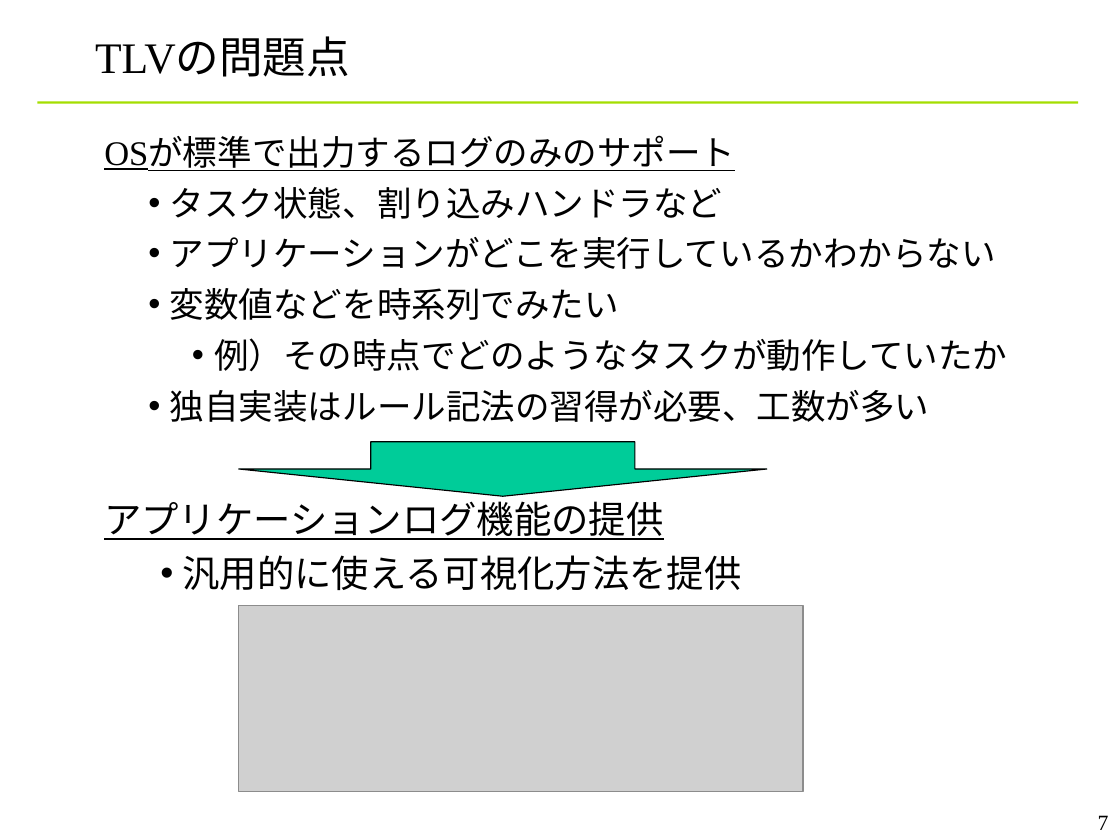
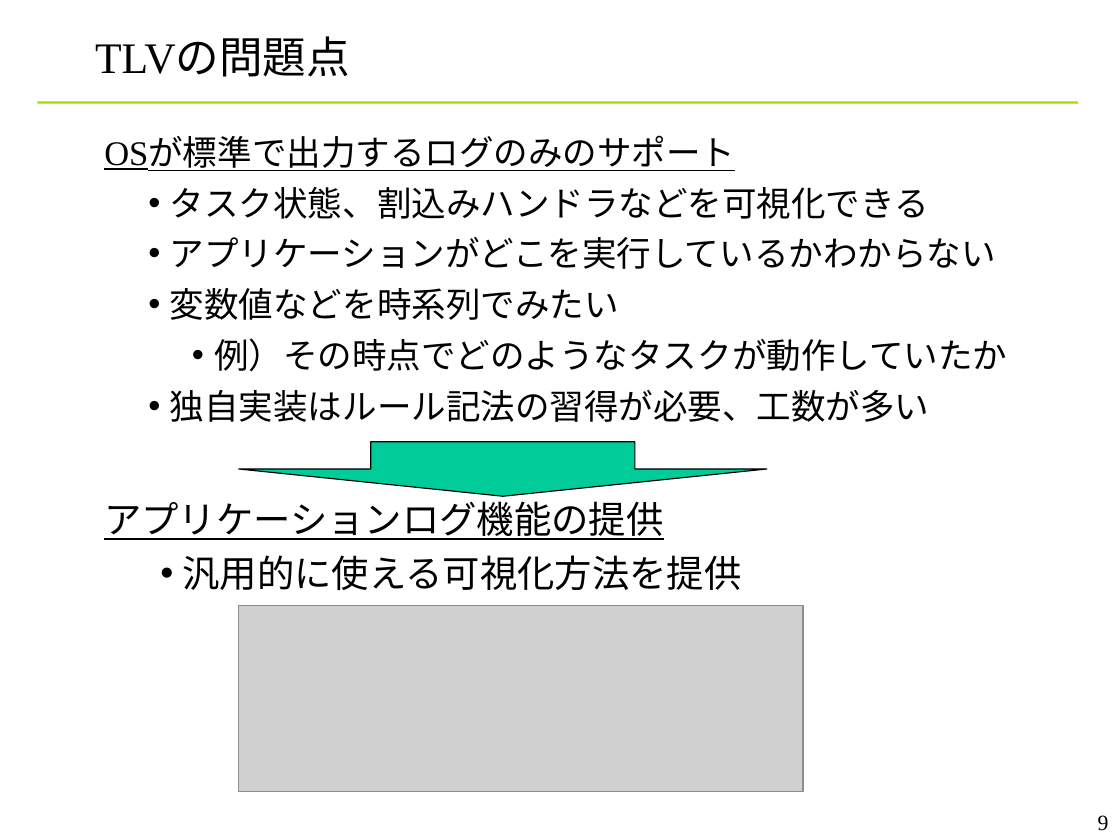
Before and after one commit to YixiaoLi/tlv4mc, a slide deck: slide 9 of doc/phase4/joho_koukankai/ojl-2nd-comm-yanagi.ppt (slide 7 before the commit). Drawn at 1120x840 pixels with LibreOffice and Linux fonts; fonts in the diff are those of the drawing; grey boxes stand for pictures; background and template pictures are left out. Boxes give left, top, right and bottom in pixels: in the first picture for what was removed or moved away, otherwise in the second. Text is boxed around its words. In the diff, an @@ line names an element or a change of style, - is before the commit and + after.

```diff
--- a/doc/phase4/joho_koukankai/ojl-2nd-comm-yanagi.ppt
+++ b/doc/phase4/joho_koukankai/ojl-2nd-comm-yanagi.ppt
@@ text at (x1=170, y1=187, x2=929, y2=219): text changed @@
-  • タスク状態、割り込みハンドラなど
+  • タスク状態、割込みハンドラなどを可視化できる
@@ page number at (x1=1098, y1=815, x2=1109, y2=831): text changed @@
-7
+9
```
Also in this commit, not shown: 12 other slides changed, 2 slides added.
